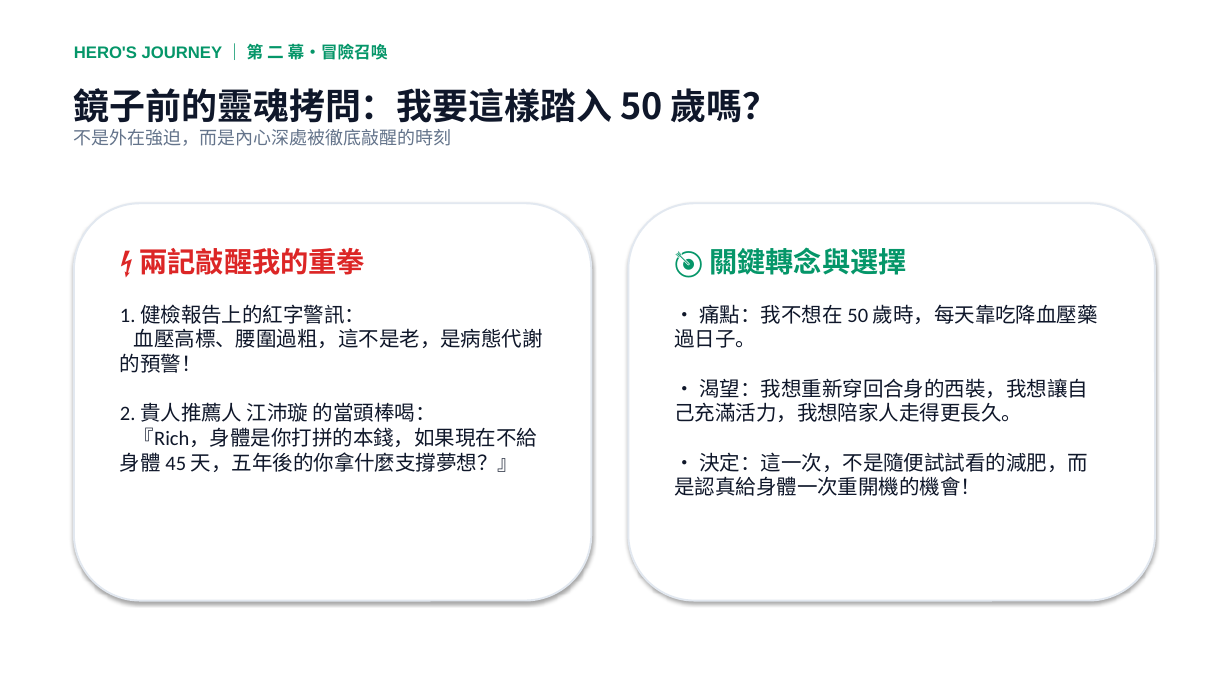
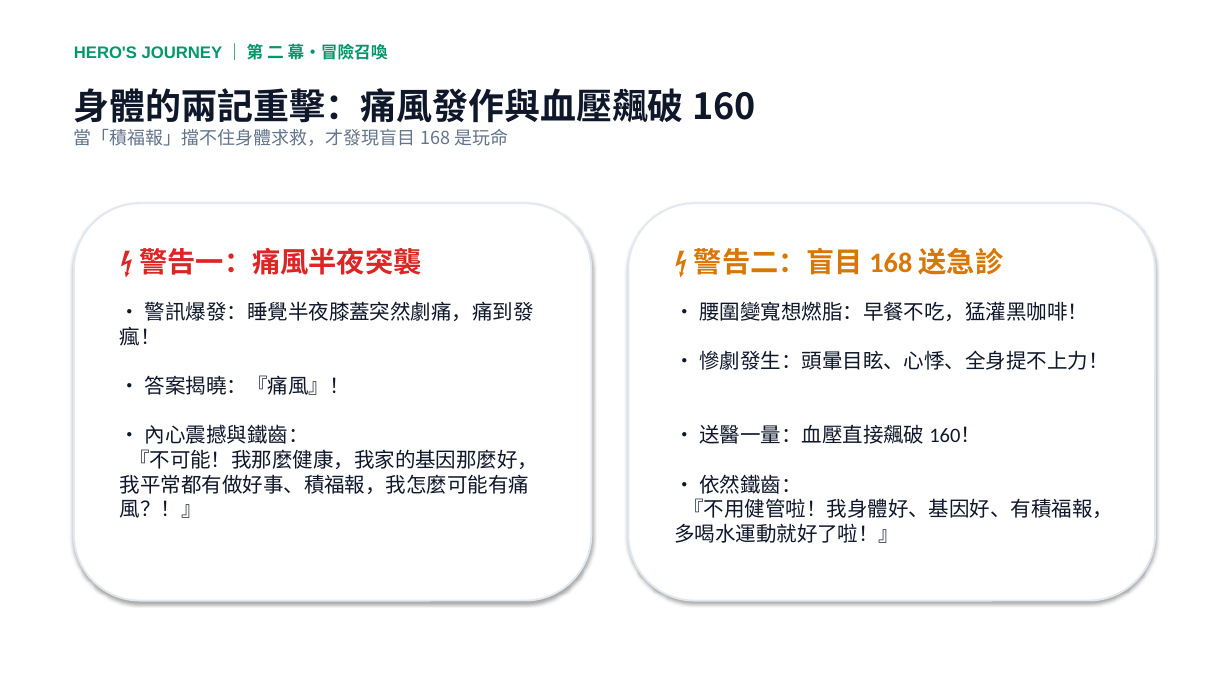
Before and after one commit to garfiwang/health-management-45days, a slide deck: slide 3 of 健管45天英雄旅程分享-王執定.pptx. Drawn at 1232x693 pixels with LibreOffice and Linux fonts; fonts in the diff are those of the drawing; background and template pictures are left out. Boxes give left, top, right and bottom in pixels: in the first picture for what was removed or moved away, otherwise in the second. Text is boxed around its words. In the diff, an @@ line names an element or a change of style, - is before the commit and + after.

Commit message:
feat: 完整收錄 Rich 親撰開場、第一幕與第二幕真實逐字稿與分鏡卡片

```diff
--- a/健管45天英雄旅程分享-王執定.pptx
+++ b/健管45天英雄旅程分享-王執定.pptx
@@ text at (74,88,756,146): text changed @@
-鏡子前的靈魂拷問：我要這樣踏入 50 歲嗎？
-不是外在強迫，而是內心深處被徹底敲醒的時刻
+身體的兩記重擊：痛風發作與血壓飆破 160
+當「積福報」擋不住身體求救，才發現盲目 168 是玩命
@@ text at (120,248,538,518): text changed @@
-⚡ 兩記敲醒我的重拳
-1. 健檢報告上的紅字警訊：
-血壓高標、腰圍過粗，這不是老，是病態代謝的預警！
-2. 貴人推薦人 江沛璇 的當頭棒喝：
-『Rich，身體是你打拼的本錢，如果現在不給身體 45 天，五年後的你拿什麼支撐夢想？』
+⚡ 警告一：痛風半夜突襲
+• 警訊爆發：睡覺半夜膝蓋突然劇痛，痛到發瘋！
+• 答案揭曉：『痛風』！
+• 內心震撼與鐵齒：
+『不可能！我那麼健康，我家的基因那麼好，我平常都有做好事、積福報，我怎麼可能有痛風？！』
@@ text at (674,247,1114,543): text changed @@
-🎯 關鍵轉念與選擇
-• 痛點：我不想在 50 歲時，每天靠吃降血壓藥過日子。
-• 渴望：我想重新穿回合身的西裝，我想讓自己充滿活力，我想陪家人走得更長久。
-• 決定：這一次，不是隨便試試看的減肥，而是認真給身體一次重開機的機會！
+⚡ 警告二：盲目 168 送急診
+• 腰圍變寬想燃脂：早餐不吃，猛灌黑咖啡！
+• 慘劇發生：頭暈目眩、心悸、全身提不上力！
+• 送醫一量：血壓直接飆破 160！
+• 依然鐵齒：
+『不用健管啦！我身體好、基因好、有積福報，多喝水運動就好了啦！』
```
Also in this commit, not shown: 1 other slide changed, 2 other files.
